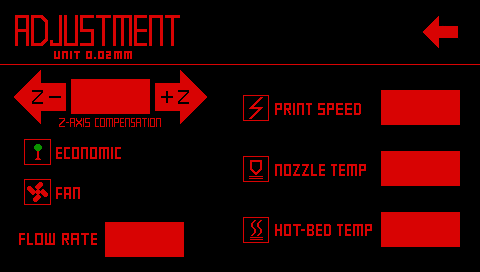
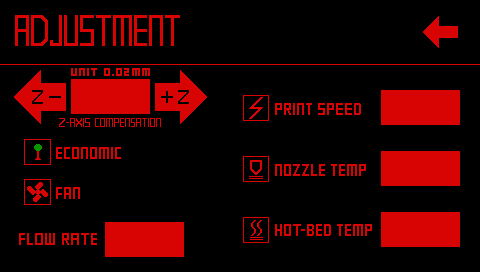
Layers edited between the first and the second 480x272 image:
painted on "56_E_Ajustment.bmp" over box(54, 51, 150, 76)
